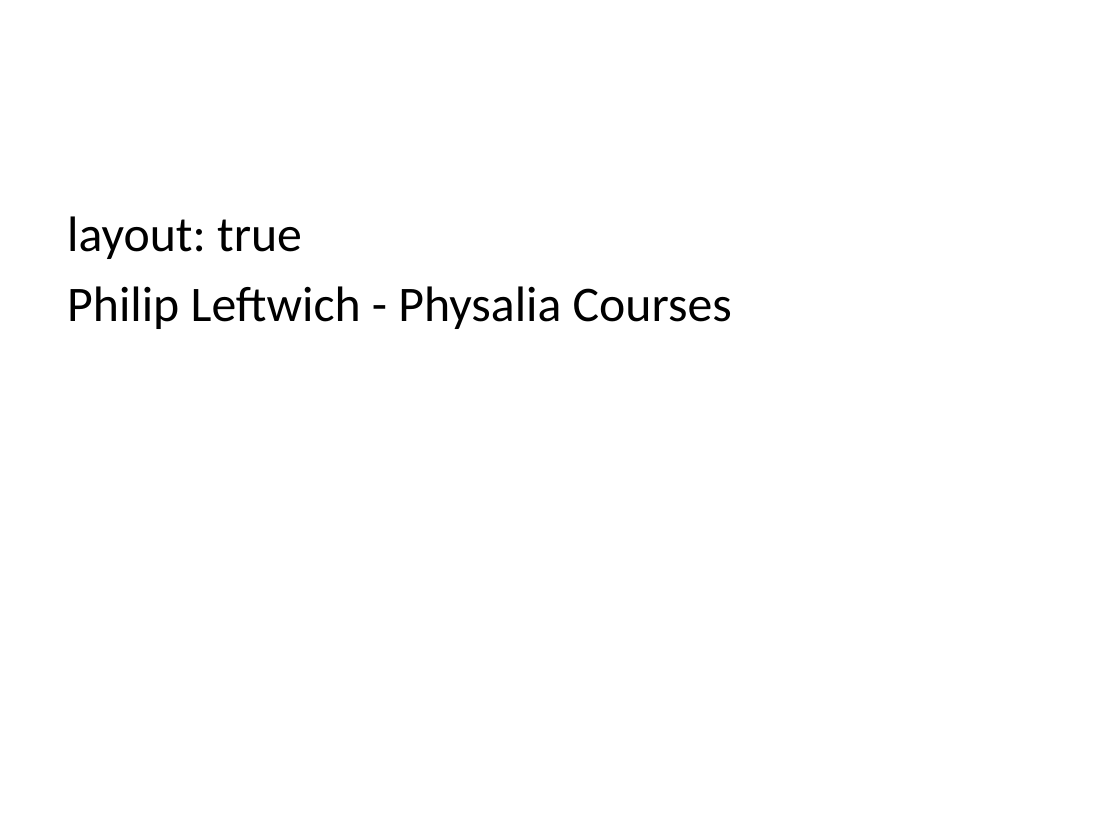
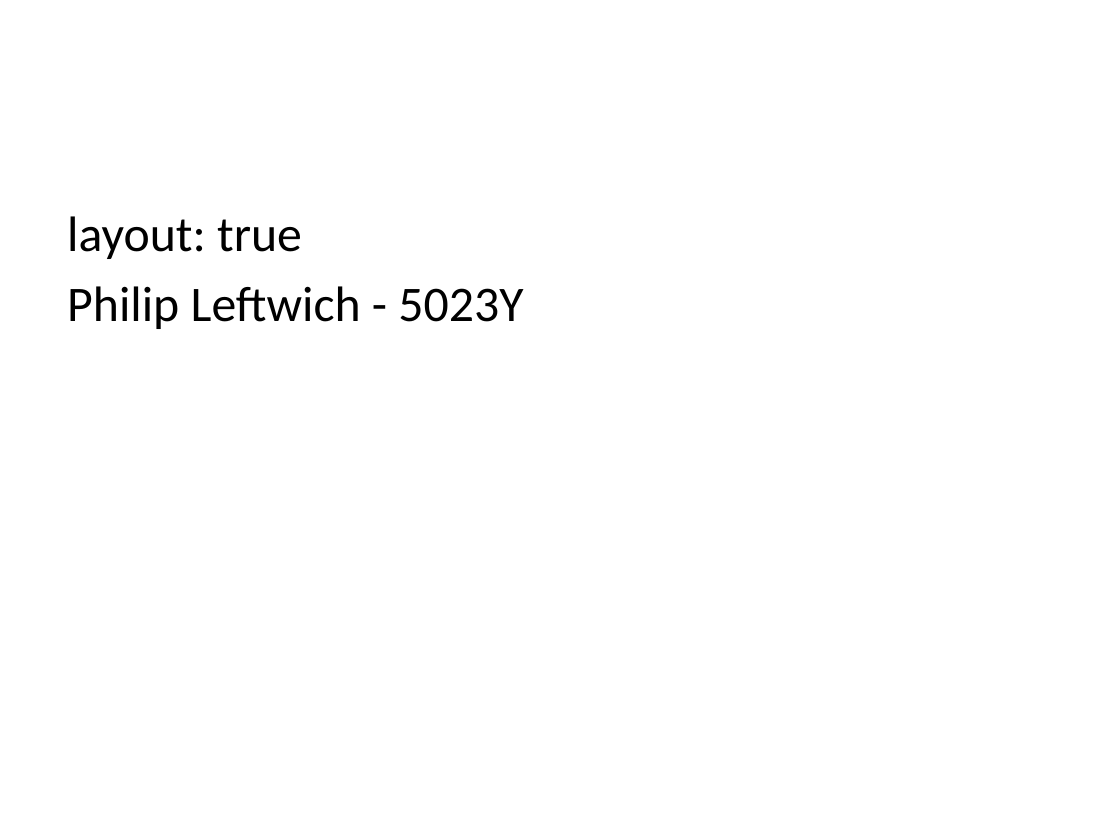
Before and after one commit to UEABIO/physalia-R, a slide deck: slide 4 of slides/Introduction.pptx. Drawn at 1120x840 pixels with LibreOffice and Linux fonts; fonts in the diff are those of the drawing. Boxes give left, top, right and bottom in pixels: in the first picture for what was removed or moved away, otherwise in the second. Text is boxed around its words. In the diff, an @@ line names an element or a change of style, - is before the commit and + after.

```diff
--- a/slides/Introduction.pptx
+++ b/slides/Introduction.pptx
@@ text at box(67, 286, 523, 329): text changed @@
-Philip Leftwich - Physalia Courses
+Philip Leftwich - 5023Y
```
Also in this commit, not shown: 1 other slide changed, 5 other files.
